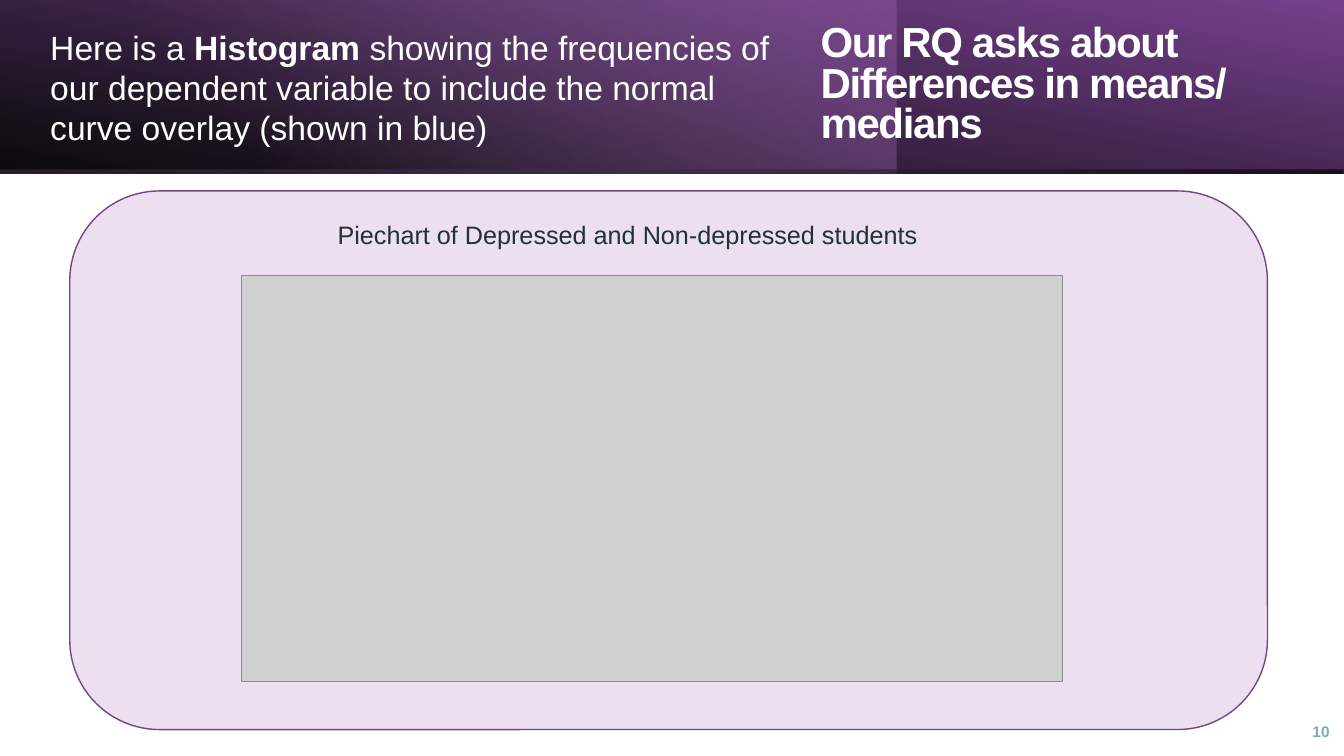
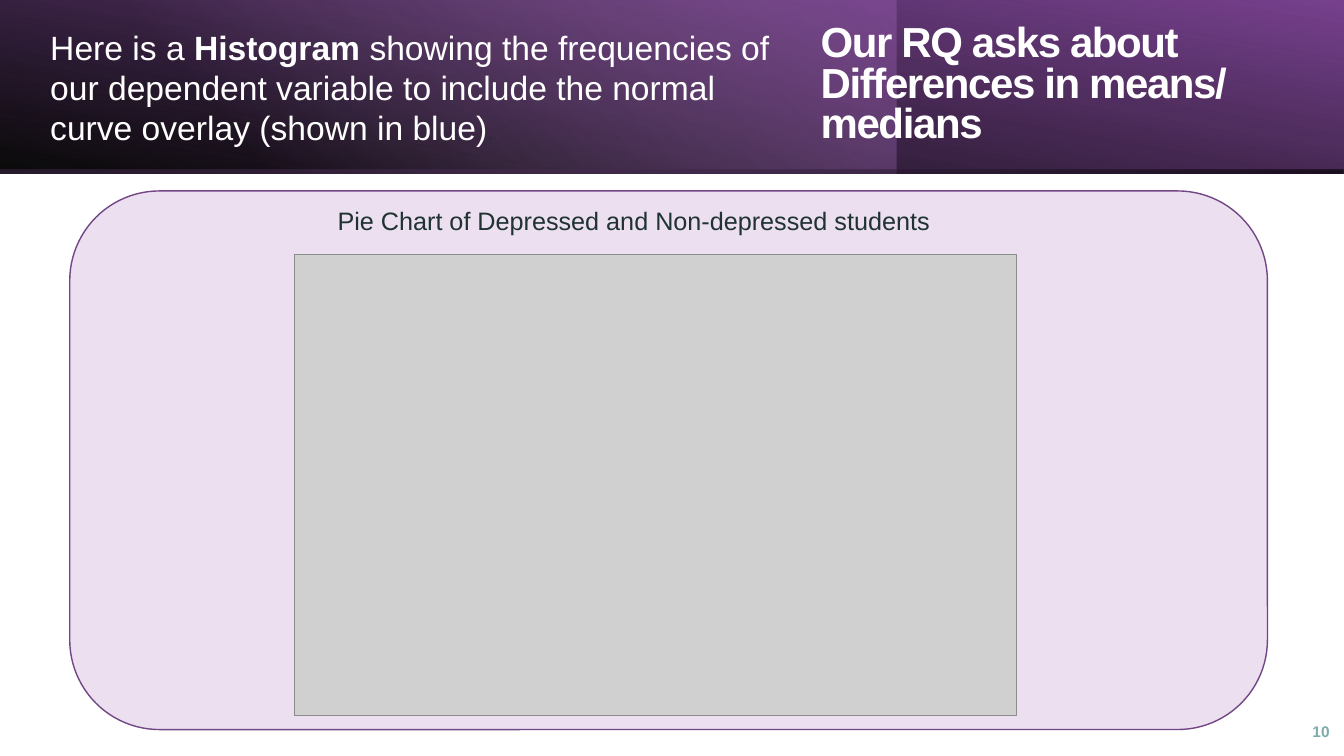
Before and after one commit to Abdoulrasheed/team-research-136, a slide deck: slide 10 of PPT and Documentations/groupA136_vis_and_analysis_student_demo_final_cleaning.pptx. Drawn at 1344x756 pixels with LibreOffice and Linux fonts; fonts in the diff are those of the drawing; grey boxes stand for pictures. Boxes give left, top, right and bottom in pixels: in the first picture for what was removed or moved away, otherwise in the second. Text is boxed around its words. In the diff, an @@ line names an element or a change of style, - is before the commit and + after.

```diff
--- a/PPT and Documentations/groupA136_vis_and_analysis_student_demo_final_cleaning.pptx
+++ b/PPT and Documentations/groupA136_vis_and_analysis_student_demo_final_cleaning.pptx
@@ text at (x1=338, y1=211, x2=929, y2=236): text changed @@
-Piechart of Depressed and Non-depressed students
+Pie Chart of Depressed and Non-depressed students
@@ picture resized from (x1=242, y1=275, x2=1063, y2=682) to (x1=294, y1=255, x2=1016, y2=716) @@
```
Also in this commit, not shown: 2 other slides changed, 1 other file.
